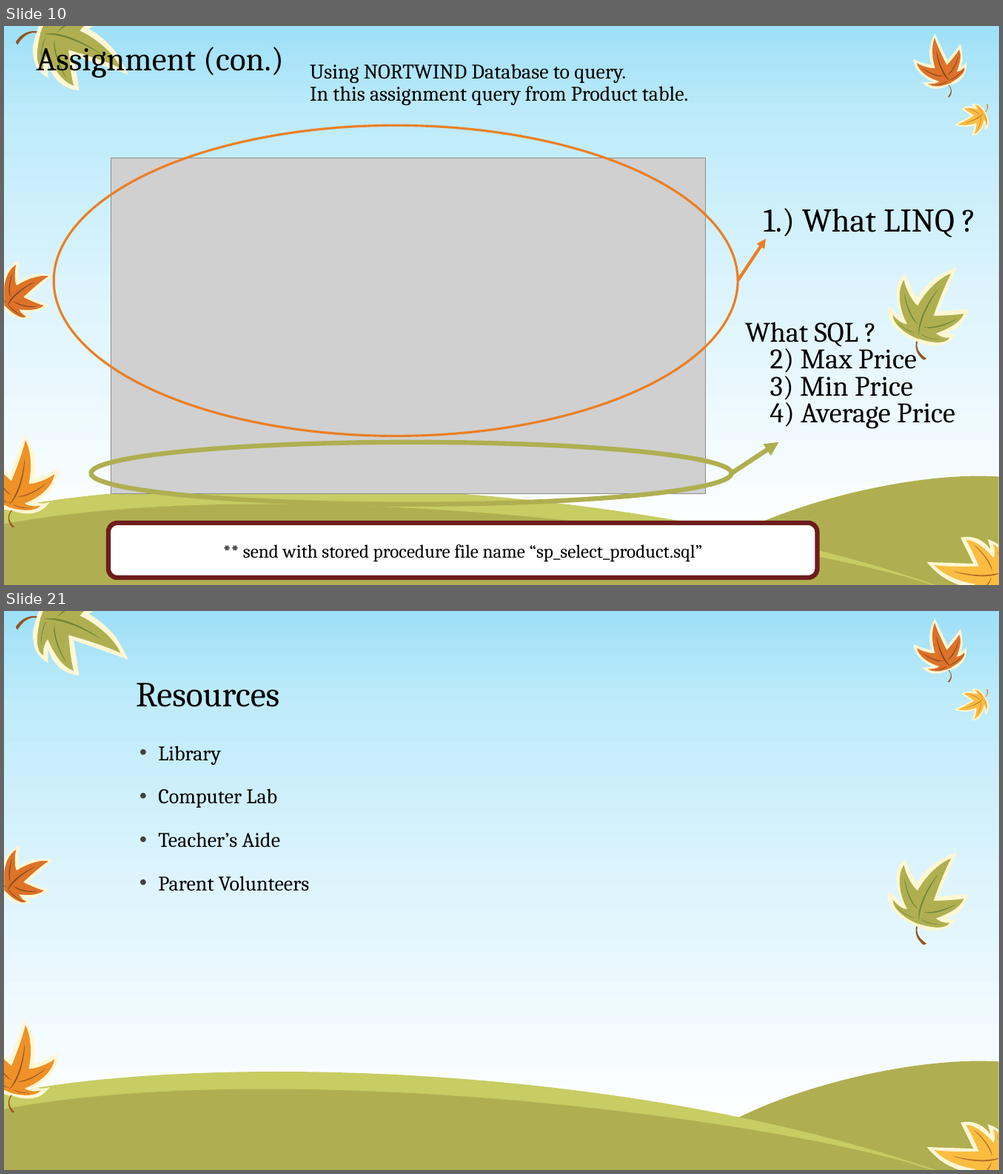
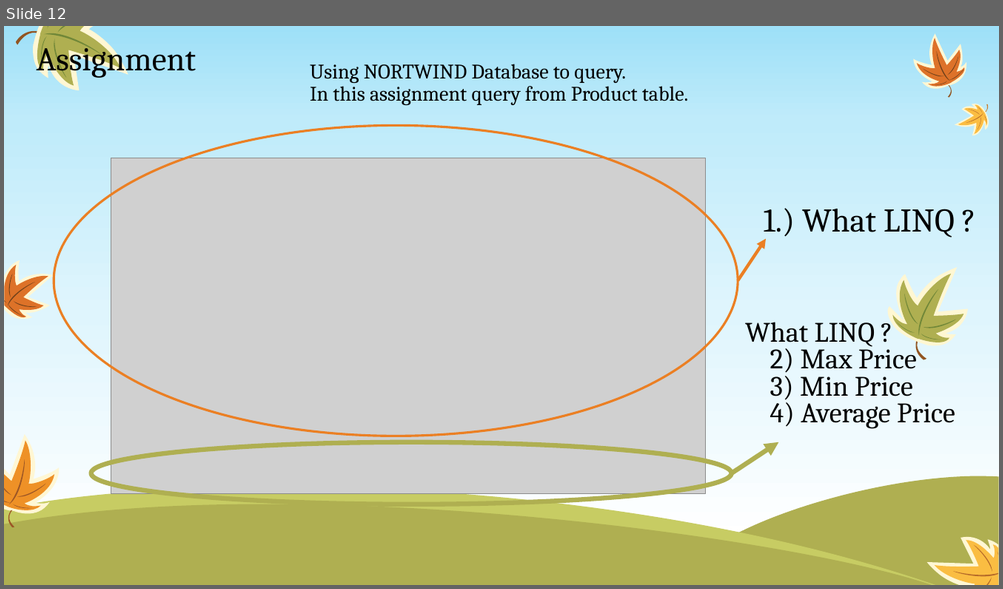
Before and after one commit to nuenook/entityFramework, a slide deck: Entity Framework database first.pptx. Shown one above the other, each under a label of ours: slides 10 and 21 before the commit, slide 12 after it; the slides between them are not shown. The pictures are 1003x1174 and 1003x589 pixels, drawn with LibreOffice and Linux fonts; fonts in the diff are those of the drawing; grey boxes stand for pictures. Boxes give left, top, right and bottom in pixels: in the first picture for what was removed or moved away, otherwise in the second. Text is boxed around its words. In the diff, an @@ line names an element or a change of style, - is before the commit and + after.

Commit message:
add assignment

```diff
--- a/Entity Framework database first.pptx
+++ b/Entity Framework database first.pptx
@@ slide 21 removed at (4, 611, 999, 1170), background gradient #9EE0F8 to #BFEBFA to #DFF5FD to #FFFFFF; not listed: 56 template elements that a slide beside it also shows @@
@@ title removed at (136, 683, 279, 707) @@
-Resources
@@ text removed at (158, 746, 310, 891) @@
-• Library
-• Computer Lab
-• Teacher’s Aide
-• Parent Volunteers
@@ what was slide 10 is now slide 12 @@
@@ slide 12 changed as well @@
@@ text at (37, 39, 196, 78): text changed @@
-Assignment (con.)
+Assignment
@@ text at (745, 322, 874, 347): text changed @@
-What SQL ?
+What LINQ ?
@@ rounded rectangle removed at (108, 524, 817, 579) @@
-** send with stored procedure file name “sp_select_product.sql”
```
Also in this commit, not shown: 4 slides added, 13 other slides removed, 19 other files.
